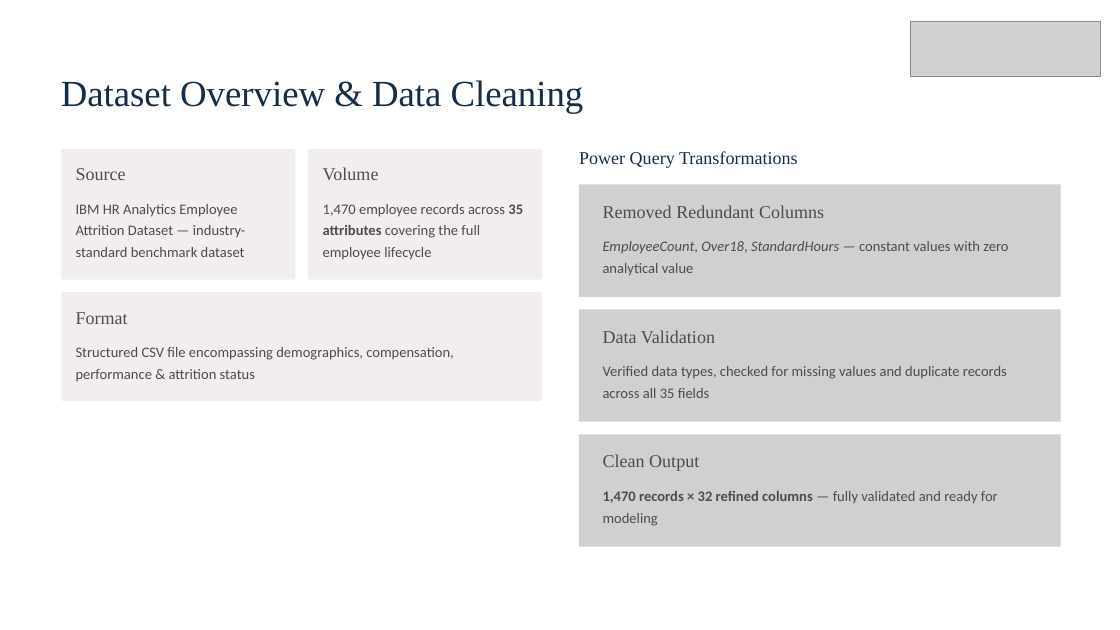
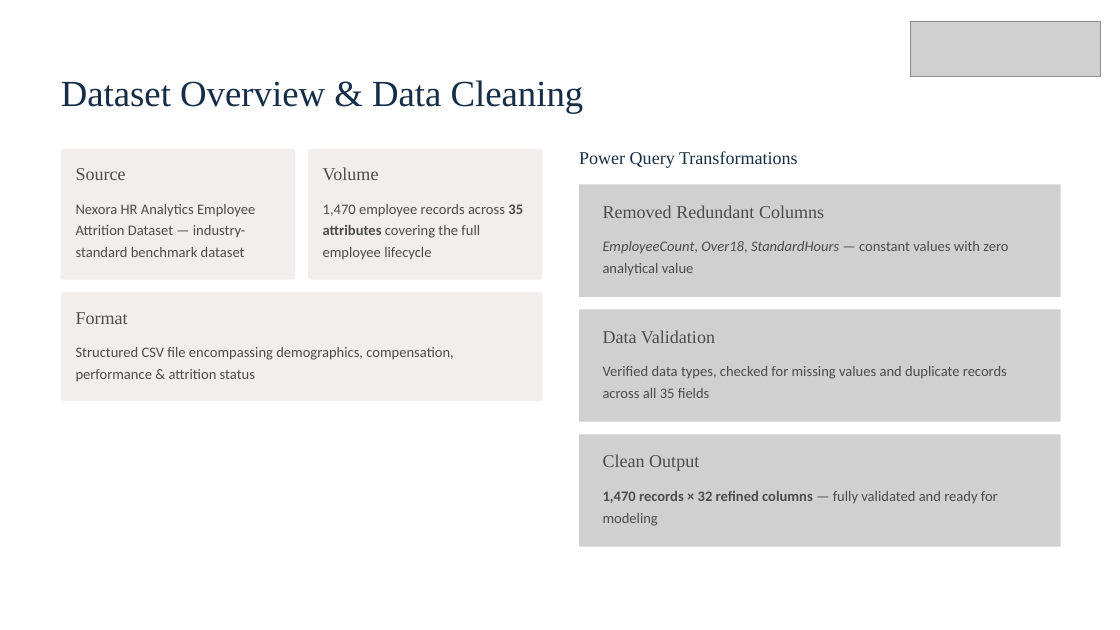
Before and after one commit to Ishan2025-new/Power-BI-Project----HR-Employee-Analytics-Dashboard, a slide deck: slide 5 of HR-Employee-Analytics-Dashboard.pptx. Drawn at 1120x630 pixels with LibreOffice and Linux fonts; fonts in the diff are those of the drawing; grey boxes stand for pictures. Boxes give left, top, right and bottom in pixels: in the first picture for what was removed or moved away, otherwise in the second. Text is boxed around its words. In the diff, an @@ line names an element or a change of style, - is before the commit and + after.

```diff
--- a/HR-Employee-Analytics-Dashboard.pptx
+++ b/HR-Employee-Analytics-Dashboard.pptx
@@ text at [76, 204, 255, 257]: text changed @@
-IBM HR Analytics Employee Attrition Dataset — industry-standard benchmark dataset
+Nexora HR Analytics Employee Attrition Dataset — industry-standard benchmark dataset
```
Also in this commit, not shown: 2 other slides changed, 2 other files.
